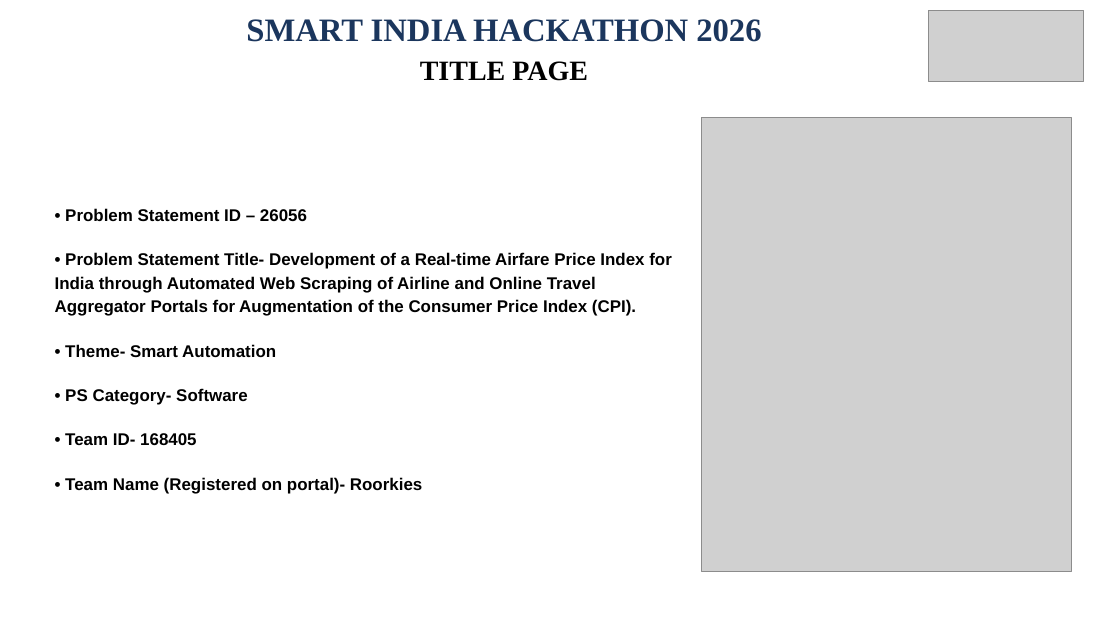
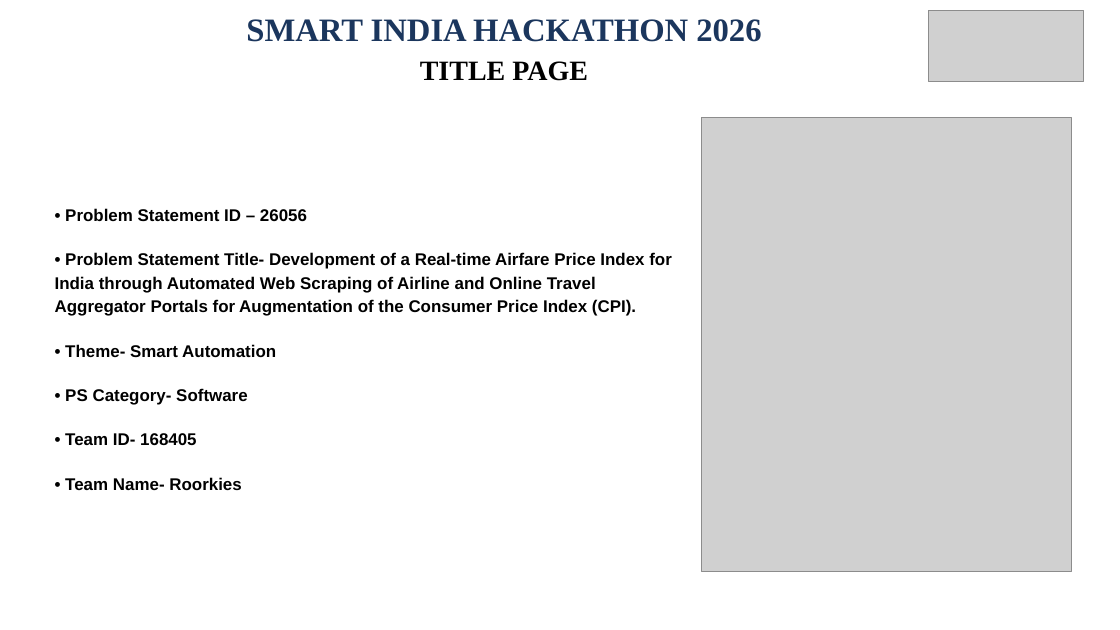
Before and after one commit to oshshivish-tech/sih26056_airfare_cpi, a slide deck: slide 1 of public/AirIntel_India_SIH26056_Presentation.pptx. Drawn at 1120x630 pixels with LibreOffice and Linux fonts; fonts in the diff are those of the drawing; grey boxes stand for pictures. Boxes give left, top, right and bottom in pixels: in the first picture for what was removed or moved away, otherwise in the second. Text is boxed around its words. In the diff, an @@ line names an element or a change of style, - is before the commit and + after.

Commit message:
fix(template): change Team Name label to remove (Registered on portal)

```diff
--- a/public/AirIntel_India_SIH26056_Presentation.pptx
+++ b/public/AirIntel_India_SIH26056_Presentation.pptx
@@ text at <box>65,477,241,490</box>: text changed @@
-• Team Name (Registered on portal)- Roorkies
+• Team Name- Roorkies
```
Also in this commit, not shown: 3 other files.
